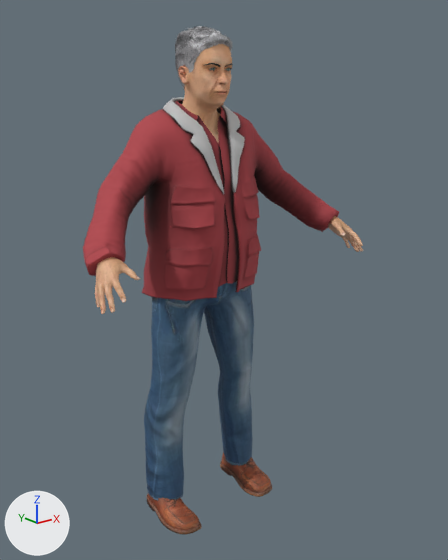
The glTF model public/life/assets/cast/grandfather.glb, before and after one commit.
One viewpoint serves both versions: a 50 mm camera at (-1.257, -1.723, 1.538) aimed at (0.034, -0.109, 0.892). The lights are fixed; the arrows at lower left show +X, +Y and +Z. The older version comes first. Vertices at exactly the same position are counted once.

In view in the first picture: 'Body', 'Clothes', 'Hair', 'Head', 'Shoes'.
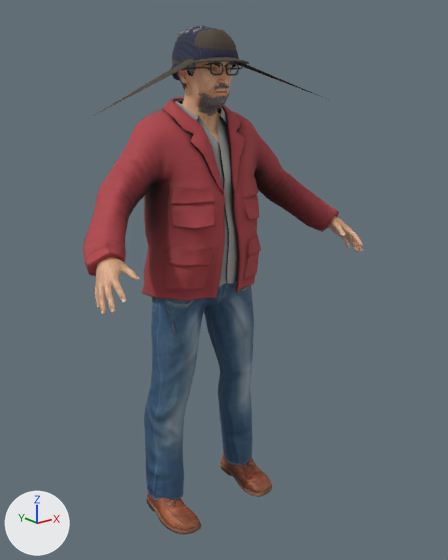
Pixel boxes (x1, y1, x2, y2) of what changed, in the pictures (448 x 560 px; the box of a moved part takes in the faces that stretch with it):
'Acc_cap_flat', added: after (93, 28, 329, 116)
'Acc_beanie', added (blue): after (171, 26, 239, 80)
'Acc_beard', added: after (196, 85, 229, 116)
'Acc_glasses_square', added: after (182, 62, 243, 76)
'Hair2', added: after (175, 26, 208, 91)
part 1 of me_grandfather_clothes, recoloured (grey to red): (163, 97, 245, 194) in both
part 2 of me_grandfather_clothes, recoloured (red to grey): (175, 100, 239, 287) in both
part 3 of me_grandfather_hair, rebuilt (not visible afterwards): before (175, 46, 195, 58)
part 4 of me_grandfather_hair, deleted: before (175, 26, 229, 45)
part 5 of me_grandfather_hair, moved or reshaped (not visible afterwards): before (175, 26, 233, 89)

What changed in the scene script:
```text
Add mat_tint_inner:
    mat_tint_inner = bpy.data.materials.new('tint_inner')
    # colours: white #efefec
    # uses the picture img_male_casualsuit05_diffuse
    # uses the picture img_male_casualsuit05_normal
Add mat_acc_beard:
    mat_acc_beard = bpy.data.materials.new('acc_beard')
    # uses the picture img_acc_beard_strands
Change me_grandfather_clothes:
    where me_grandfather_clothes.from_pydata(...)  # 3195 vertices, 5996 faces; spans x -0.514..0.514, y -0.239..0.151, z 0.064..1.501
    me_grandfather_clothes part 1: 468 faces spanning x -0.128..0.128, y -0.181..0.078, z 1.207..1.501 switch from mat_grandfather_clothes_0 to mat_tint_top
    me_grandfather_clothes part 2: 616 faces spanning x -0.166..0.159, y -0.182..0.052, z 0.891..1.492 switch from mat_tint_top to mat_tint_inner
Change me_grandfather_hair:
    remove me_grandfather_hair.from_pydata(...)  # 2984 vertices, 3678 faces; spans x -0.077..0.076, y -0.144..0.063, z 1.514..1.717
    add me_grandfather_hair.from_pydata(...)  # 865 vertices, 1050 faces; spans x -0.076..0.077, y -0.138..0.059, z 1.503..1.704
    me_grandfather_hair part 3: the loose piece of 28 vertices spanning x -0.077..-0.055, y -0.111..0.026, z 1.604..1.666 is rebuilt with 20 vertices and now spans x -0.074..-0.046, y -0.126..0.029, z 1.598..1.66
    me_grandfather_hair part 4: 189 loose pieces with 1676 vertices, spanning x -0.074..0.069, y -0.144..0.063, z 1.619..1.717, are deleted
    me_grandfather_hair part 5: 1250 vertices removed from x -0.076..0.074, y -0.144..0.057, z 1.514..1.717; 827 vertices added at x -0.076..0.077, y -0.138..0.059, z 1.503..1.704
    other edits to the shape of me_grandfather_hair do not show in these pictures
Add ob_hair2:
    ob_hair2 = bpy.data.objects.new('Hair2', me_grandfather_hair2)  # 2984 vertices, 3678 faces; spans x -0.077..0.076, y -0.144..0.063, z 1.514..1.717; in mat_grandfather_hair2 (picture img_short01_diffuse)
    ob_hair2.location = (0.0, 0.0, 0.0)
Add ob_acc_glasses_square:
    ob_acc_glasses_square = bpy.data.objects.new('Acc_glasses_square', me_acc_glasses_square)  # 402 vertices, 792 faces; spans x -0.079..0.079, y -0.159..-0.017, z 1.559..1.605; in mat_acc_glasses_square (dark grey #383535)
    ob_acc_glasses_square.location = (0.0, 0.0, 0.0)
Add ob_acc_cap_flat:
    ob_acc_cap_flat = bpy.data.objects.new('Acc_cap_flat', me_acc_cap_flat)  # 1150 vertices, 2296 faces; spans x -0.514..0.422, y -0.242..0.065, z 1.457..1.709; in mat_acc_cap (picture img_acc_cap_tweed)
    ob_acc_cap_flat.location = (0.0, 0.0, 0.0)
Add ob_acc_beard:
    ob_acc_beard = bpy.data.objects.new('Acc_beard', me_grandfather_head_002)  # 590 vertices, 912 faces; spans x -0.0696..0.0696, y -0.1666..-0.0587, z 1.4429..1.5444
    ob_acc_beard.location = (0.0, 0.0, 0.0)
Add ob_acc_beanie:
    ob_acc_beanie = bpy.data.objects.new('Acc_beanie', me_acc_beanie)  # 1108 vertices, 2212 faces; spans x -0.109..0.109, y -0.165..0.066, z 1.553..1.717; in mat_acc_beanie (picture img_acc_beanie_knit)
    ob_acc_beanie.location = (0.0, 0.0, 0.0)
```
